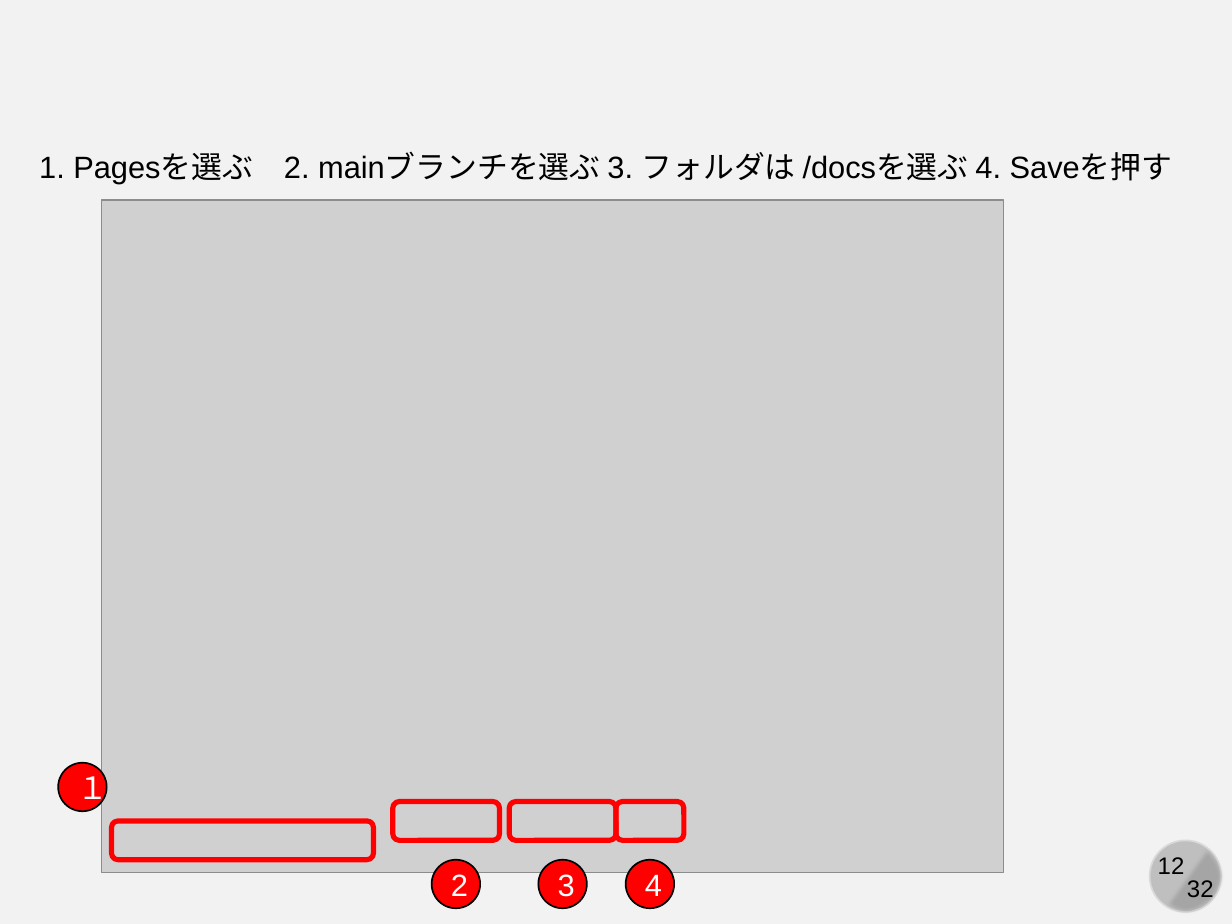
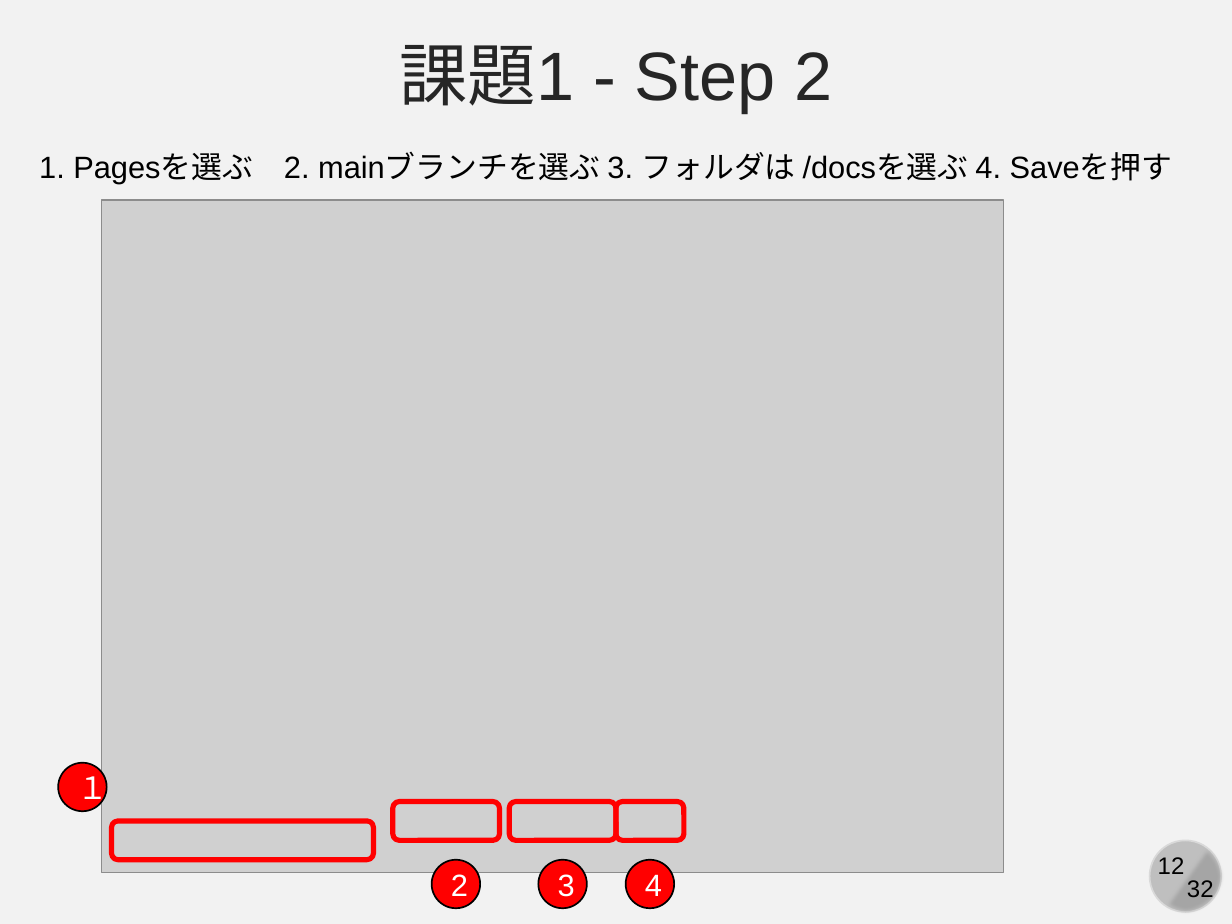
Before and after one commit to kaityo256/github, a slide deck: slide 12 of practice_github_advanced/fig/slide.pptx. Drawn at 1232x924 pixels with LibreOffice and Linux fonts; fonts in the diff are those of the drawing; grey boxes stand for pictures. Boxes give left, top, right and bottom in pixels: in the first picture for what was removed or moved away, otherwise in the second. Text is boxed around its words. In the diff, an @@ line names an element or a change of style, - is before the commit and + after.

```diff
--- a/practice_github_advanced/fig/slide.pptx
+++ b/practice_github_advanced/fig/slide.pptx
@@ text added at <box>399,45,832,112</box>, 40 pt, text #262626 @@
+課題1 - Step 2
```
Also in this commit, not shown: 6 other slides changed, 3 other files.
